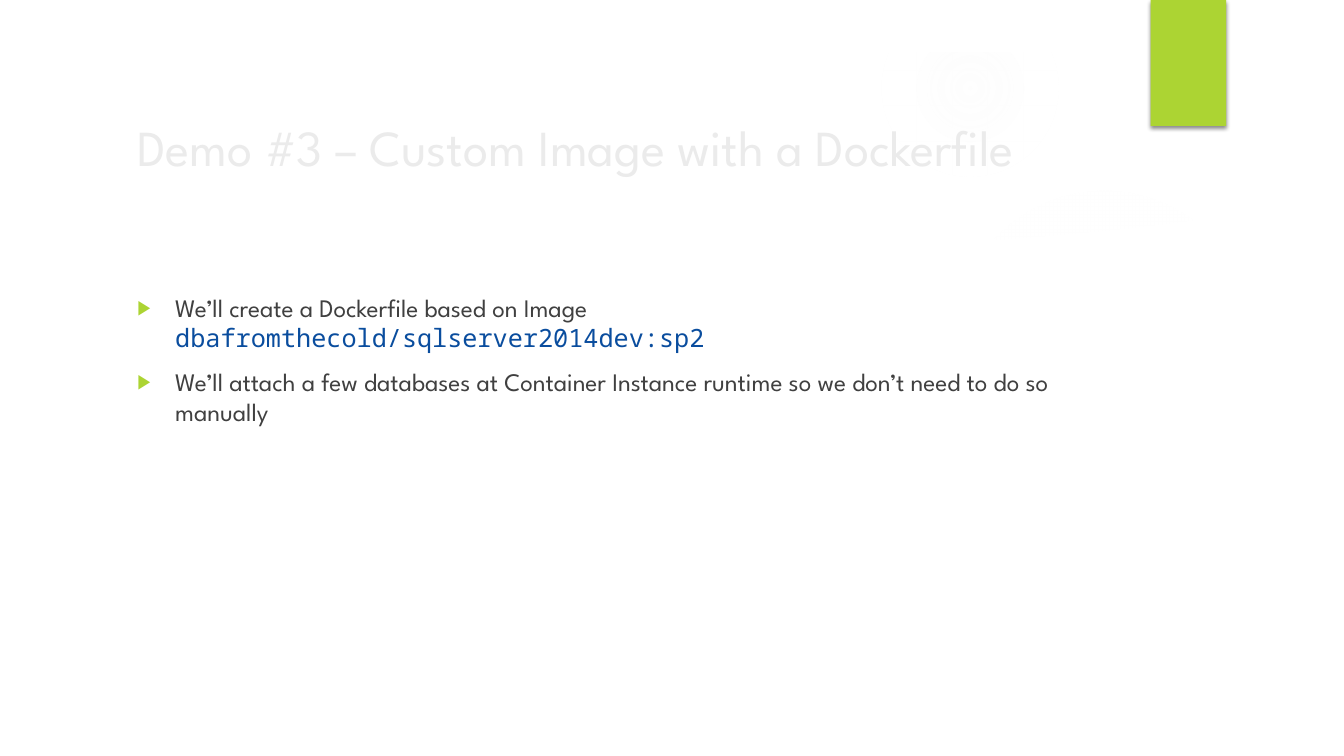
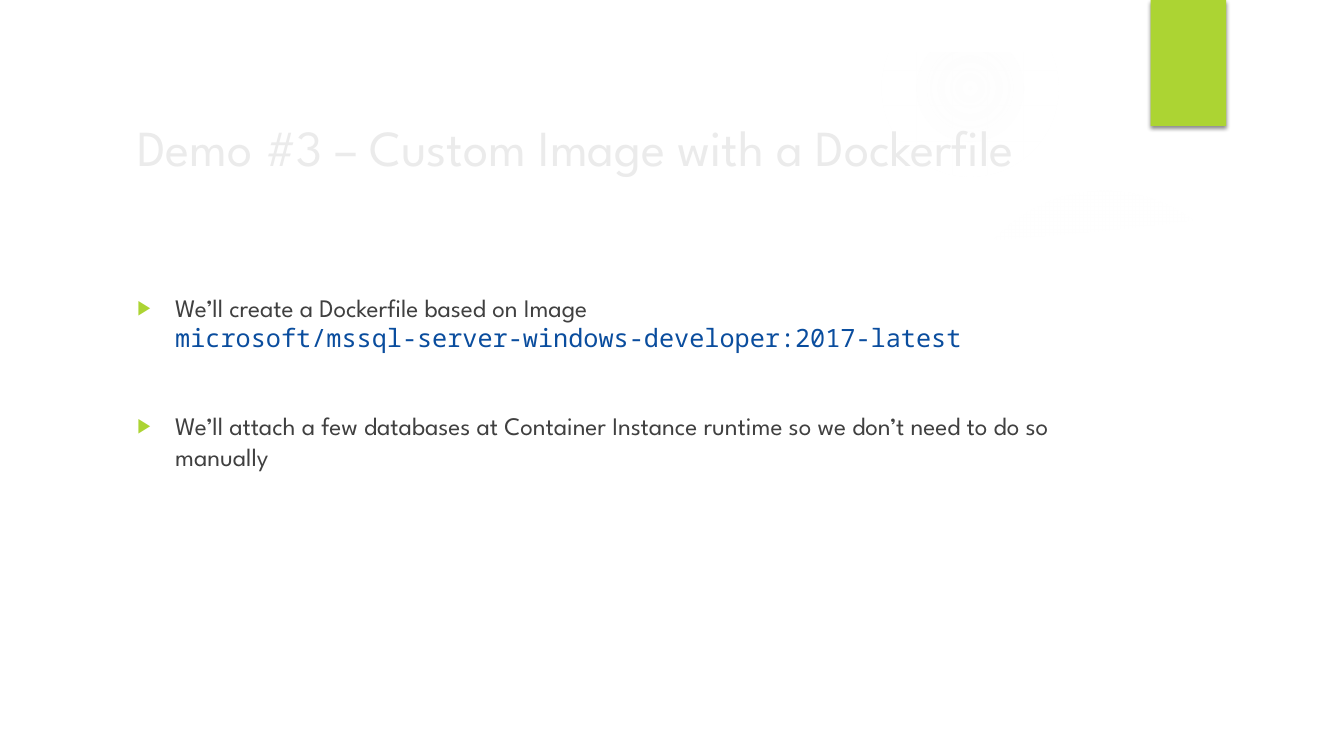
Before and after one commit to ilanham/Presentations, a slide deck: slide 18 of Developing for SQL Server with Docker.pptx. Drawn at 1344x756 pixels with LibreOffice and Linux fonts; fonts in the diff are those of the drawing; background and template pictures are left out. Boxes give left, top, right and bottom in pixels: in the first picture for what was removed or moved away, otherwise in the second. Text is boxed around its words. In the diff, an @@ line names an element or a change of style, - is before the commit and + after.

Commit message:
Fixed image name for Demo3

```diff
--- a/Developing for SQL Server with Docker.pptx
+++ b/Developing for SQL Server with Docker.pptx
@@ text at bbox=[175, 299, 961, 353]: text changed @@
-▶ We’ll create a Dockerfile based on Image dbafromthecold/sqlserver2014dev:sp2
+▶ We’ll create a Dockerfile based on Image
+  microsoft/mssql-server-windows-developer:2017-latest
```
Also in this commit, not shown: 2 other slides changed.
